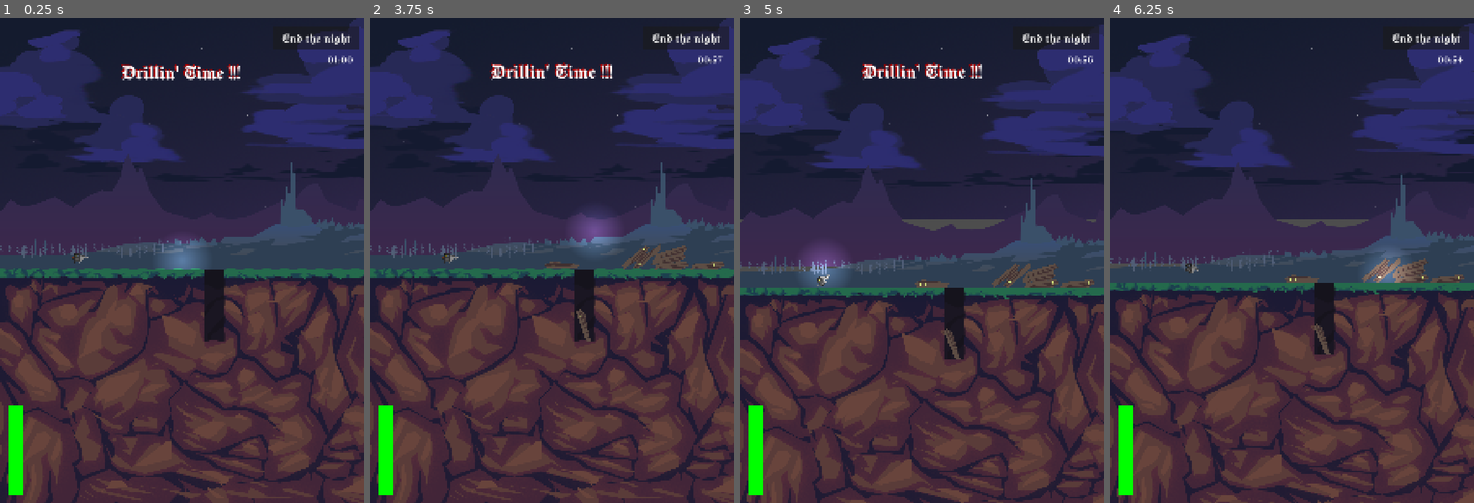
Above: before the commit, frames 1-4 (left to right).
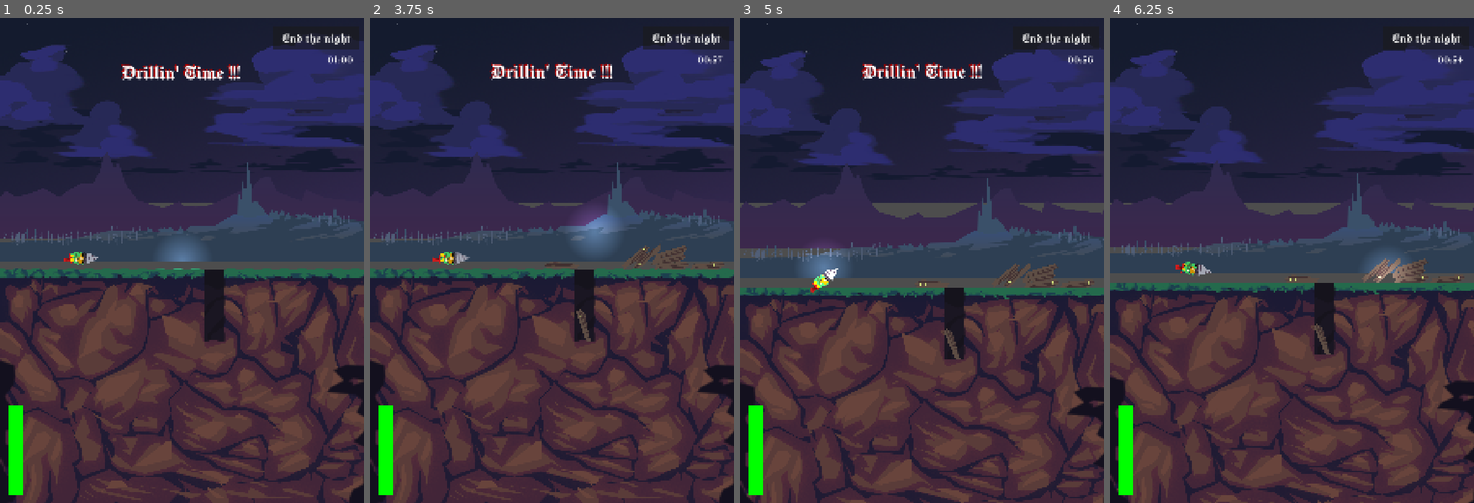
Above: after the commit, the same moments.

Repository: alelouis/ludumdare-57-les5ddp
Game: Godot game, scene res://scenes/test/tilemap_test_scene/tilemap_test.tscn
The game is run twice, just before and just after one commit, with the same random seed, the same clock (stepped at 60 frames per second) and the same inputs. The engine's default icon, where the game draws it, is replaced by a stand-in: a white triangle on a blue panel in a dark square.
Inputs (mouse positions are in pixels of both pictures, inside the frame that each line leads up to):
- Up to frame 1 (0.25 s): no input
- Up to frame 2 (3.75 s): click "End the night" at 0.5 s; tap Enter at 1.25 s; drag from (544, 192) to (453, 255) at 1.27 s; drag from (584, 304) to (453, 255) at 2.02 s; move the mouse to (668, 260) at 2.77 s; hold D 2.78-3.5 s; tap R at 2.85 s; click (668, 260) at 2.92 s; drag from (672, 250) to (442, 187) at 3.52 s
- Up to frame 3 (5 s): drag from (1005, 265) to (823, 265) at 4.27 s
- Up to frame 4 (6.25 s): drag from (1412, 284) to (1193, 279) at 5.02 s; move the mouse to (1386, 275) at 5.77 s; tap R at 5.85 s; click (1386, 275) at 5.92 s

The runs differ from the first frame. In frame 1, 13% of the frame differs, in the area x 0-100%, y 0-100%; in frame 2, 13%; in frame 3, 15%, in the area x 0-100%, y 1-100%; in frame 4, 14%.

Commit message:
feat animation drill + foreground

Diff:
--- a/scenes/drill.tscn
+++ b/scenes/drill.tscn
@@ -1,9 +1,67 @@
-[gd_scene load_steps=7 format=3 uid="uid://cmr7o47df4rmg"]
+[gd_scene load_steps=15 format=3 uid="uid://cmr7o47df4rmg"]
 
 [ext_resource type="Script" uid="uid://dhjl4qqw5io3s" path="res://scripts/drill.gd" id="1_60uro"]
-[ext_resource type="Texture2D" uid="uid://dmqwwc5fa0x18" path="res://assets/sprites/drill.png" id="2_nx8ti"]
+[ext_resource type="Texture2D" uid="uid://72rm7ydkrged" path="res://assets/sprites/drill_idle.png" id="2_nx8ti"]
+[ext_resource type="Texture2D" uid="uid://cyjudks8jk1jp" path="res://assets/sprites/drill_fr1.png" id="3_5qr7t"]
 [ext_resource type="AudioStream" uid="uid://ofqdtbacomto" path="res://assets/sounds/drillsound.mp3" id="3_cljqy"]
+[ext_resource type="Texture2D" uid="uid://bxjcx6tv4bbqi" path="res://assets/sprites/drill_fr2.png" id="4_8cwd3"]
 [ext_resource type="PackedScene" uid="uid://6olnvu2ix4ty" path="res://scenes/ground_eraser.tscn" id="4_nx8ti"]
+[ext_resource type="Texture2D" uid="uid://chul5lcc8rhyf" path="res://assets/sprites/drill_fr3.png" id="5_hql8b"]
+[ext_resource type="Texture2D" uid="uid://bi0r3pqpwr4e2" path="res://assets/sprites/drill_fr4.png" id="6_fo41f"]
+
+[sub_resource type="Animation" id="Animation_cljqy"]
+length = 0.001
+tracks/0/type = "value"
+tracks/0/imported = false
+tracks/0/enabled = true
+tracks/0/path = NodePath("Sprite2D:texture")
+tracks/0/interp = 1
+tracks/0/loop_wrap = true
+tracks/0/keys = {
+"times": PackedFloat32Array(0),
+"transitions": PackedFloat32Array(1),
+"update": 1,
+"values": [ExtResource("2_nx8ti")]
+}
+
+[sub_resource type="Animation" id="Animation_euh7r"]
+resource_name = "drillin"
+length = 1.1
+loop_mode = 1
+tracks/0/type = "value"
+tracks/0/imported = false
+tracks/0/enabled = true
+tracks/0/path = NodePath("Sprite2D:texture")
+tracks/0/interp = 1
+tracks/0/loop_wrap = true
+tracks/0/keys = {
+"times": PackedFloat32Array(0, 0.1, 0.2, 0.3, 0.4, 0.5, 0.602771, 0.7, 0.8, 0.9, 1),
+"transitions": PackedFloat32Array(1, 1, 1, 1, 1, 1, 1, 1, 1, 1, 1),
+"update": 1,
+"values": [ExtResource("3_5qr7t"), ExtResource("4_8cwd3"), ExtResource("5_hql8b"), ExtResource("3_5qr7t"), ExtResource("4_8cwd3"), ExtResource("5_hql8b"), ExtResource("4_8cwd3"), ExtResource("3_5qr7t"), ExtResource("4_8cwd3"), ExtResource("5_hql8b"), ExtResource("6_fo41f")]
+}
+
+[sub_resource type="Animation" id="Animation_nx8ti"]
+resource_name = "idle"
+tracks/0/type = "value"
+tracks/0/imported = false
+tracks/0/enabled = true
+tracks/0/path = NodePath("Sprite2D:texture")
+tracks/0/interp = 1
+tracks/0/loop_wrap = true
+tracks/0/keys = {
+"times": PackedFloat32Array(0),
+"transitions": PackedFloat32Array(1),
+"update": 1,
+"values": [ExtResource("2_nx8ti")]
+}
+
+[sub_resource type="AnimationLibrary" id="AnimationLibrary_apcyi"]
+_data = {
+&"RESET": SubResource("Animation_cljqy"),
+&"drillin": SubResource("Animation_euh7r"),
+&"idle": SubResource("Animation_nx8ti")
+}
 
 [sub_resource type="CapsuleShape2D" id="CapsuleShape2D_60uro"]
 radius = 18.962
@@ -20,10 +78,15 @@
 script = ExtResource("1_60uro")
 up_restistance = 1
 
+[node name="AnimationPlayer" type="AnimationPlayer" parent="."]
+libraries = {
+&"": SubResource("AnimationLibrary_apcyi")
+}
+
 [node name="Sprite2D" type="Sprite2D" parent="."]
 position = Vector2(-36.3593, 0.640579)
 rotation = -1.5708
-scale = Vector2(0.316804, 0.316805)
+scale = Vector2(0.45, 0.45)
 texture = ExtResource("2_nx8ti")
 
 [node name="DrillSound" type="AudioStreamPlayer2D" parent="."]
--- a/scenes/test/tilemap_test_scene/tilemap_test.tscn
+++ b/scenes/test/tilemap_test_scene/tilemap_test.tscn
@@ -6,13 +6,17 @@
 [ext_resource type="Texture2D" uid="uid://d1qxxgojn4bm5" path="res://assets/backgrounds/bg_1_sky.png" id="2_nv4kt"]
 [ext_resource type="Texture2D" uid="uid://bgyr4lj31g1h8" path="res://assets/backgrounds/bg_2_clouds_far.png" id="3_wwq82"]
 [ext_resource type="Texture2D" uid="uid://bkv12p6ut0dr7" path="res://assets/backgrounds/bg_3_clouds_close.png" id="4_t14xq"]
-[ext_resource type="PackedScene" uid="uid://cocx0yos7sbyp" path="res://scenes/coffin_spawner.tscn" id="4_y518a"]
+[ext_resource type="PackedScene" uid="uid://can513veayyow" path="res://scenes/coffin_spawner.tscn" id="4_y518a"]
 [ext_resource type="PackedScene" uid="uid://cmr7o47df4rmg" path="res://scenes/drill.tscn" id="5_hdpy2"]
 [ext_resource type="Texture2D" uid="uid://c8x7vrj43njr4" path="res://assets/backgrounds/bg_4_mountain.png" id="5_it30p"]
 [ext_resource type="Texture2D" uid="uid://bp82i4shxl7co" path="res://assets/backgrounds/bg_5_town.png" id="6_3dehq"]
 [ext_resource type="Texture2D" uid="uid://dkm03c6rf3xra" path="res://assets/backgrounds/bg_7_backdirt.png" id="7_t14xq"]
 [ext_resource type="Texture2D" uid="uid://dghkpo2q8o2jf" path="res://assets/backgrounds/bg_10_cliff.png" id="11_wwq82"]
 [ext_resource type="Script" uid="uid://cer126ry71jrf" path="res://scripts/follow_mouse.gd" id="13_it30p"]
+[ext_resource type="Texture2D" uid="uid://dvsai8spxnqro" path="res://assets/backgrounds/bg_11_foreground.png" id="14_1lc8i"]
+[ext_resource type="Texture2D" uid="uid://dj52e7penkpuo" path="res://assets/backgrounds/bg_12_foreground2.png" id="15_jtvsm"]
+
+[sub_resource type="WorldBoundaryShape2D" id="WorldBoundaryShape2D_it30p"]
 
 [sub_resource type="Gradient" id="Gradient_t14xq"]
 colors = PackedColorArray(1, 1, 1, 1, 0, 0, 0, 1)
@@ -23,17 +27,27 @@
 fill_from = Vector2(0.5, 0.5)
 fill_to = Vector2(0.5, 0)
 
-[sub_resource type="WorldBoundaryShape2D" id="WorldBoundaryShape2D_it30p"]
-
 [node name="TilemapTest" type="Node2D"]
 script = ExtResource("1_ujfj4")
+
+[node name="WorldBoundaries" type="StaticBody2D" parent="."]
+
+[node name="CollisionShape2D" type="CollisionShape2D" parent="WorldBoundaries"]
+rotation = 1.57079
+shape = SubResource("WorldBoundaryShape2D_it30p")
+
+[node name="CollisionShape2D2" type="CollisionShape2D" parent="WorldBoundaries"]
+position = Vector2(1620, 0)
+rotation = -7.85397
+shape = SubResource("WorldBoundaryShape2D_it30p")
 
 [node name="Parallax2D" type="Parallax2D" parent="."]
 scroll_scale = Vector2(0, 0)
 scroll_offset = Vector2(0, 889)
 
 [node name="Bg1Sky" type="Sprite2D" parent="Parallax2D"]
-position = Vector2(960, -531)
+position = Vector2(810.24, -530.6)
+scale = Vector2(0.86, 0.86)
 texture = ExtResource("2_nv4kt")
 
 [node name="Parallax2D2" type="Parallax2D" parent="."]
@@ -41,7 +55,8 @@
 scroll_offset = Vector2(0, 680)
 
 [node name="Bg2CloudsFar" type="Sprite2D" parent="Parallax2D2"]
-position = Vector2(960, -531)
+position = Vector2(810.24, -530.6)
+scale = Vector2(0.86, 0.86)
 texture = ExtResource("3_wwq82")
 
 [node name="Parallax2D3" type="Parallax2D" parent="."]
@@ -49,7 +64,8 @@
 scroll_offset = Vector2(0, 595)
 
 [node name="Bg3CloudsClose" type="Sprite2D" parent="Parallax2D3"]
-position = Vector2(960, -531)
+position = Vector2(810.24, -530.6)
+scale = Vector2(0.86, 0.86)
 texture = ExtResource("4_t14xq")
 
 [node name="Parallax2D4" type="Parallax2D" parent="."]
@@ -57,7 +73,8 @@
 scroll_offset = Vector2(0, 374)
 
 [node name="Bg4Mountain" type="Sprite2D" parent="Parallax2D4"]
-position = Vector2(960, -531)
+position = Vector2(810.24, -530.6)
+scale = Vector2(0.86, 0.86)
 texture = ExtResource("5_it30p")
 
 [node name="Parallax2D5" type="Parallax2D" parent="."]
@@ -65,7 +82,8 @@
 scroll_offset = Vector2(0, 141)
 
 [node name="Bg5Town" type="Sprite2D" parent="Parallax2D5"]
-position = Vector2(960, -531)
+position = Vector2(810.24, -530.6)
+scale = Vector2(0.86, 0.86)
 texture = ExtResource("6_3dehq")
 
 [node name="Bg7Backdirt" type="Sprite2D" parent="."]
@@ -78,6 +96,14 @@
 visible = false
 position = Vector2(941, -468)
 texture = ExtResource("11_wwq82")
+
+[node name="CoffinSpawner" parent="." instance=ExtResource("4_y518a")]
+left_bound = 810.0
+right_bound = 1620.0
+top_bound = -1500.0
+bottom_bound = -1200.0
+min_angular_velocity = -10.0
+max_angular_velocity = 10.0
 
 [node name="Drill" parent="." node_paths=PackedStringArray("ground") instance=ExtResource("5_hdpy2")]
 position = Vector2(393, -51)
@@ -96,14 +122,6 @@
 position_smoothing_speed = 1.0
 editor_draw_limits = true
 
-[node name="CoffinSpawner" parent="." instance=ExtResource("4_y518a")]
-left_bound = 810.0
-right_bound = 1620.0
-top_bound = -1500.0
-bottom_bound = -1200.0
-min_angular_velocity = -10.0
-max_angular_velocity = 10.0
-
 [node name="CanvasLayer" parent="." instance=ExtResource("2_hdpy2")]
 
 [node name="PointLight2D" type="PointLight2D" parent="."]
@@ -113,13 +131,22 @@
 texture = SubResource("GradientTexture2D_it30p")
 script = ExtResource("13_it30p")
 
-[node name="WorldBoundaries" type="StaticBody2D" parent="."]
+[node name="Parallax2D6" type="Parallax2D" parent="."]
+scroll_scale = Vector2(1.2, 1.2)
+scroll_offset = Vector2(0, 141)
 
-[node name="CollisionShape2D" type="CollisionShape2D" parent="WorldBoundaries"]
-rotation = 1.57079
-shape = SubResource("WorldBoundaryShape2D_it30p")
+[node name="Bg11Foreground" type="Sprite2D" parent="Parallax2D6"]
+position = Vector2(825.6, 1460.8)
+scale = Vector2(0.86, 0.86)
+texture = ExtResource("14_1lc8i")
 
-[node name="CollisionShape2D2" type="CollisionShape2D" parent="WorldBoundaries"]
-position = Vector2(1620, 0)
-rotation = -7.85397
-shape = SubResource("WorldBoundaryShape2D_it30p")
+[node name="Parallax2D7" type="Parallax2D" parent="."]
+visible = false
+scroll_scale = Vector2(1.4, 1.4)
+scroll_offset = Vector2(0, 141)
+
+[node name="Bg12Foreground2" type="Sprite2D" parent="Parallax2D7"]
+visible = false
+position = Vector2(825.6, 1559.8)
+scale = Vector2(0.86, 0.86)
+texture = ExtResource("15_jtvsm")
--- a/scripts/drill.gd
+++ b/scripts/drill.gd
@@ -14,6 +14,7 @@
 @export var down_acceleration = 20.0   # force/second
 @export var up_restistance = 5
 @export var torque_strength = 80.0
+@onready var animation_player: AnimationPlayer = $AnimationPlayer
 
 @export var isDrilling = false
 
@@ -28,6 +29,7 @@
 	start_position = global_position
 	$GroundEraser.ground = ground
 	$GroundEraser.fuel = fuel_bar
+	animation_player.play("idle")
 
 func _unhandled_input(event):
 
@@ -94,9 +96,14 @@
 func _input(event: InputEvent) -> void:
 	if event is InputEventMouseButton and event.button_index == MOUSE_BUTTON_LEFT:
 		is_dragging = event.pressed
+		if is_dragging:
+			animation_player.play("drillin")
+		else:
+			animation_player.play("idle")
 	if event is InputEventKey and event.pressed and event.keycode == KEY_R:
 		reset_drill()
 	if event is InputEventKey and event.pressed and event.keycode == KEY_D:
+		animation_player.play("idle")
 		isDrilling = !isDrilling
 		if !isDrilling:
 			is_dragging = false
Not shown, added: assets/backgrounds/bg_11_foreground.png.import
Not shown, added: assets/backgrounds/bg_12_foreground2.png.import
Not shown, added: assets/sprites/bras.png.import
Not shown, added: assets/sprites/cursor.png.import
Not shown, added: assets/sprites/drill_fr1.png.import
Not shown, added: assets/sprites/drill_fr2.png.import
Not shown, added: assets/sprites/drill_fr3.png.import
Not shown, added: assets/sprites/drill_fr4.png.import
Not shown, added: assets/sprites/drill_idle.png.import
Not shown, added: assets/sprites/main.png.import
Not shown: 1 places in scenes/coffin.tscn that only renumber resources
Not shown: 1 places in scenes/test/tilemap_test_scene/tilemap_test.tscn that only renumber resources
